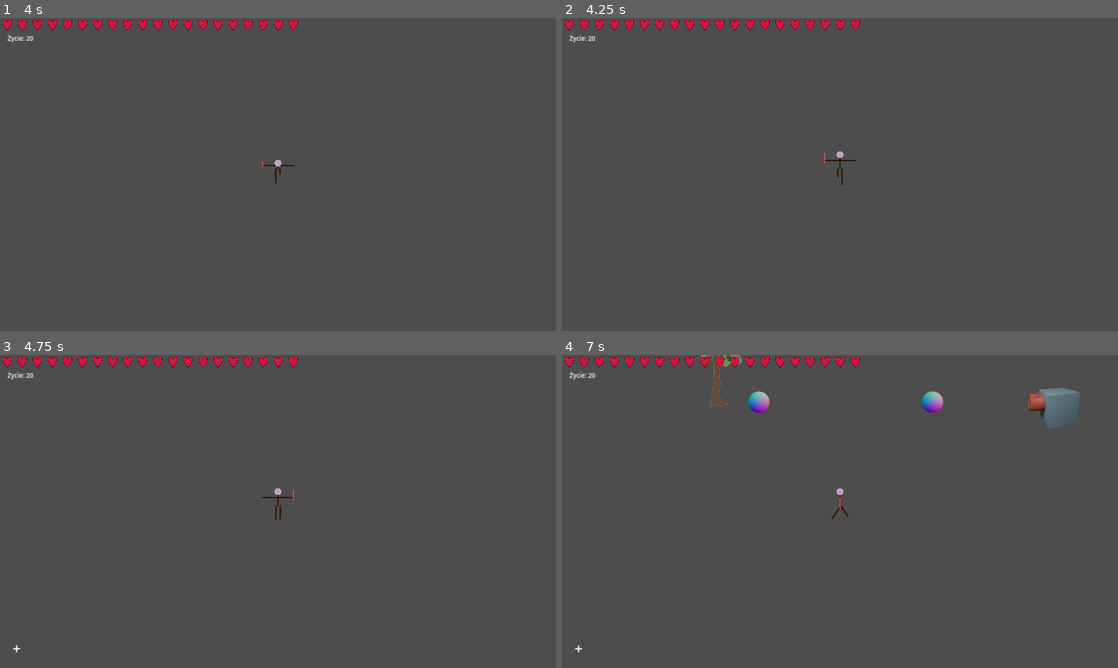
Above: before the commit, frames 1-4 (two rows, left to right).
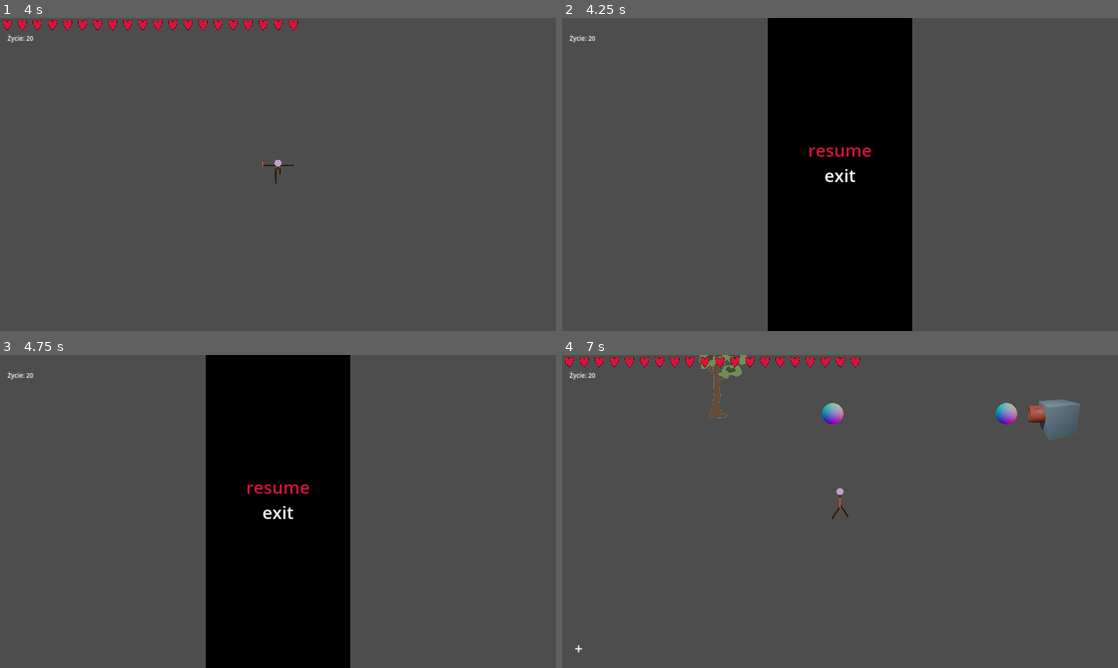
Above: after the commit, the same moments.

Repository: Teppupdas/project-somnia
Game: Godot game, scene res://world.tscn
Two runs of this game, one before a commit and one after it. Both use one fixed random seed, a clock stepped at 60 frames per second and the inputs below.
Inputs:
- Up to frame 1 (4 s): tap Enter (potwierdz, bound only after the commit) at 0.5, 2.3, 2.85 s; hold S (dol) 0.53-1.28 s; tap Space (dash) at 0.6, 2, 3.05, 3.6 s; tap S (dol) at 1.35 s; tap W (gora) at 1.55 s; hold W (gora) 2.03-2.78 s; hold S (dol) from 3.53 s (still down)
- Up to frame 2 (4.25 s): keep holding S (dol); tap Escape (pauza, bound only after the commit) at 4.15 s
- Up to frame 3 (4.75 s): release S (dol) at 4.28 s; tap S (dol) at 4.35 s; tap W (gora) at 4.55 s
- Up to frame 4 (7 s): tap Enter (potwierdz, bound only after the commit) at 5, 5.3 s; hold W (gora) 5.03-5.78 s; tap Space (dash) at 5.75, 6.05 s; tap A (lewo) at 5.85 s; hold D (prawo) from 6.53 s (still down); tap S (dol) at 6.8 s

Frame 1 is identical in both runs. In frame 2, 27% of the frame differs, in the area x 0-63%, y 0-100%; in frame 3, 27%; in frame 4, 1.9%.

Commit message:
v5 - 18.09.2024 male zmiany w kodzie linijka ze jak dash to nieśmiertelność

Diff:
--- a/Skrypty/Player.gd
+++ b/Skrypty/Player.gd
@@ -85,7 +85,7 @@
 
 
 
-	#Dash
+	#Dasha aktywacja
 	if moveVector != Vector2.ZERO and Input.is_action_just_pressed("dash") and canDash:
 		dashing = true
 		canDash = false
@@ -104,19 +104,17 @@
 		#if moveVector == Vector2.ZERO:
 			#zatrzymać daszowanie? Sprawdzić jak jest w Hades
 			# i sprawdzić w Hades na padzie jak prędkość poruszania wpływa na animacje!
-		set_velocity(dashDirection.normalized() * currentMoveSpeed)
-		move_and_slide()
+		set_velocity(dashDirection.normalized() * currentMoveSpeed)  #ustawia prędkość na daszowanie
 	else:
-		set_velocity(moveVector.normalized() * currentMoveSpeed * moveSpeedMultiplier)
-		move_and_slide()
+		set_velocity(moveVector.normalized() * currentMoveSpeed * moveSpeedMultiplier) #ustawia prędkość na standardową
 
-		#move_and_collide(moveVector.normalized() * currentMoveSpeed * moveSpeedMultiplier / 50)
 
+	move_and_slide() #poruszanie się to powoduje
 
 
 
 func _on_player_hurt_box_area_entered(area: Area2D) -> void:
-	if area.name == "hitBox":
+	if area.name == "hitBox" and !dashing:
 		area.get_parent().queue_free()
 		currentHealth -=1
 		if currentHealth == 0:
--- a/Skrypty/UserInterface.gd
+++ b/Skrypty/UserInterface.gd
@@ -3,6 +3,14 @@
 @onready var pasekSerc = $Serduszka
 @onready var player = $"../YSort/Gracz"
 @onready var heartPrefab = preload("res://Interfejsik/serce.tscn")
+
+@onready var pauzyMenu = $TextureRect
+@onready var Label1 = $TextureRect/VBoxContainer/Label1
+@onready var Label2 = $TextureRect/VBoxContainer/Label2
+var pauzaAktywna
+var opcjaWybrana
+
+
 
 
 
@@ -15,10 +23,63 @@
 
 
 
+	pauzaAktywna = false
+	pauzyMenu.hide()
+	pasekSerc.show()
+	get_tree().paused = false
+	opcjaWybrana = 1
+
+
 
 
 func _process(delta: float) -> void:
-	pass
+	if pauzaAktywna:
+		if Input.is_action_just_pressed("pauza"):
+			pauzaAktywna = false
+			pauzyMenu.hide()
+			pasekSerc.show()
+			get_tree().paused = false
+			opcjaWybrana = 1
+
+
+		if Input.is_action_just_pressed("potwierdz"):
+			match opcjaWybrana:
+				1:
+					pauzaAktywna = false
+					pauzyMenu.hide()
+					pasekSerc.show()
+					get_tree().paused = false
+				2:
+					get_tree().quit()
+
+
+		if Input.is_action_just_pressed("gora"):
+			match opcjaWybrana:
+				1:
+					opcjaWybrana = 2
+				2:
+					opcjaWybrana = 1
+		if Input.is_action_just_pressed("dol"):
+			match opcjaWybrana:
+				1:
+					opcjaWybrana = 2
+				2:
+					opcjaWybrana = 1
+
+
+		match opcjaWybrana:
+			1:
+				Label1.set("theme_override_colors/font_color", Color8(220, 20, 60))
+				Label2.set("theme_override_colors/font_color", Color8(255, 255, 255))
+			2:
+				Label1.set("theme_override_colors/font_color", Color8(255,255,255))
+				Label2.set("theme_override_colors/font_color", Color8(220, 20, 60))
+
+	elif Input.is_action_just_pressed("pauza"):
+		pauzaAktywna = true
+		get_tree().paused = true
+		pasekSerc.hide()
+		pauzyMenu.show()
 
 
 
@@ -38,85 +99,3 @@
 
 	for i in range(currentHealth, hearts.size()):
 		hearts[i].update(false)
-
-
-
-
-
-
-
-
-
-#Wszystko co poniżej to stara pauza
-
-#extends CanvasLayer
-
-#onready var PauzaWszystko
-#@onready var Label1 = $VBoxContainer/Label1
-#@onready var Label2 = $VBoxContainer/Label2
-
-
-
-
-#var pauzaAktywna
-#var opcjaWybrana
-
-
-#func _ready():
-	#pauzaAktywna = false
-	##hide()
-	#get_tree().paused = false
-	#opcjaWybrana = 1
-
-
-#func _process(delta):
-
-
-
-
-
-
-	#if pauzaAktywna:
-		#if Input.is_action_just_pressed("cancel_ui") or Input.is_action_just_pressed("pause"):
-			#pauzaAktywna = false
-			#hide()
-			#get_tree().paused = false
-			#opcjaWybrana = 1
-
-
-		#if Input.is_action_just_pressed("accept_ui"):
-			#match opcjaWybrana:
-				#1:
-					#pauzaAktywna = false
-					#hide()
-					#get_tree().paused = false
-				#2:
-					#get_tree().quit()
-
-
-		#if Input.is_action_just_pressed("up_ui"):
-			#match opcjaWybrana:
-				#1:
-					#opcjaWybrana = 2
-				#2:
-					#opcjaWybrana = 1
-		#if Input.is_action_just_pressed("down_ui"):
-			#match opcjaWybrana:
-				#1:
-					#opcjaWybrana = 2
-				#2:
-					#opcjaWybrana = 1
-
-
-		#match opcjaWybrana:
-			#1:
-				#Label1.set("theme_override_colors/font_color", Color8(220, 20, 60))
-				#Label2.set("theme_override_colors/font_color", Color8(255, 255, 255))
-			#2:
-				#Label1.set("theme_override_colors/font_color", Color8(255,255,255))
-				#Label2.set("theme_override_colors/font_color", Color8(220, 20, 60))
-
-	#elif Input.is_action_just_pressed("pause"):
-		#pauzaAktywna = true
-		#get_tree().paused = true
-		#show()
--- a/project.godot
+++ b/project.godot
@@ -55,6 +55,16 @@
 , Object(InputEventJoypadButton,"resource_local_to_scene":false,"resource_name":"","device":-1,"button_index":1,"pressure":0.0,"pressed":false,"script":null)
 ]
 }
+pauza={
+"deadzone": 0.5,
+"events": [Object(InputEventKey,"resource_local_to_scene":false,"resource_name":"","device":-1,"window_id":0,"alt_pressed":false,"shift_pressed":false,"ctrl_pressed":false,"meta_pressed":false,"pressed":false,"keycode":0,"physical_keycode":4194305,"key_label":0,"unicode":0,"location":0,"echo":false,"script":null)
+]
+}
+potwierdz={
+"deadzone": 0.5,
+"events": [Object(InputEventKey,"resource_local_to_scene":false,"resource_name":"","device":-1,"window_id":0,"alt_pressed":false,"shift_pressed":false,"ctrl_pressed":false,"meta_pressed":false,"pressed":false,"keycode":0,"physical_keycode":4194309,"key_label":0,"unicode":0,"location":0,"echo":false,"script":null)
+]
+}
 
 [layer_names]
 
--- a/world.tscn
+++ b/world.tscn
@@ -1,7 +1,8 @@
-[gd_scene load_steps=89 format=3 uid="uid://8qhpmlocmgej"]
+[gd_scene load_steps=90 format=3 uid="uid://8qhpmlocmgej"]
 
 [ext_resource type="Script" path="res://Skrypty/Player.gd" id="1_f6crp"]
 [ext_resource type="Script" path="res://Skrypty/UserInterface.gd" id="1_pbntp"]
+[ext_resource type="Texture2D" uid="uid://bbgqhs3ji5vlg" path="res://Interfejsik/pauaa.png" id="2_84nhc"]
 [ext_resource type="Texture2D" uid="uid://ba3tmkn7xgdo0" path="res://Charakterek/Chodzenie/Chodzenie_E.png" id="2_x3rcc"]
 [ext_resource type="Texture2D" uid="uid://xvkehi28g46d" path="res://CalySwiat/drzewqo.png" id="3_eo4ki"]
 [ext_resource type="Texture2D" uid="uid://dplsdhchrm75l" path="res://Charakterek/Chodzenie/Chodzenie_N.png" id="3_tn6jl"]
@@ -1012,9 +1013,44 @@
 size = Vector2(200, 80)
 
 [node name="Root" type="Node"]
+process_mode = 1
 
 [node name="CanvasLayer" type="CanvasLayer" parent="."]
+process_mode = 3
 script = ExtResource("1_pbntp")
+
+[node name="TextureRect" type="TextureRect" parent="CanvasLayer"]
+anchors_preset = 13
+anchor_left = 0.5
+anchor_right = 0.5
+anchor_bottom = 1.0
+offset_left = -500.0
+offset_right = 500.0
+grow_horizontal = 2
+grow_vertical = 2
+texture = ExtResource("2_84nhc")
+stretch_mode = 3
+
+[node name="VBoxContainer" type="VBoxContainer" parent="CanvasLayer/TextureRect"]
+custom_minimum_size = Vector2(1000, 2000)
+layout_mode = 0
+offset_right = 1000.0
+offset_bottom = 2000.0
+alignment = 1
+
+[node name="Label1" type="Label" parent="CanvasLayer/TextureRect/VBoxContainer"]
+layout_mode = 2
+theme_override_font_sizes/font_size = 120
+text = "resume"
+horizontal_alignment = 1
+vertical_alignment = 1
+
+[node name="Label2" type="Label" parent="CanvasLayer/TextureRect/VBoxContainer"]
+layout_mode = 2
+theme_override_font_sizes/font_size = 120
+text = "exit"
+horizontal_alignment = 1
+vertical_alignment = 1
 
 [node name="Serduszka" type="HBoxContainer" parent="CanvasLayer"]
 offset_right = 40.0
Binary file added: Interfejsik/pauaa.png
Not shown, added: Interfejsik/pauaa.png.import
